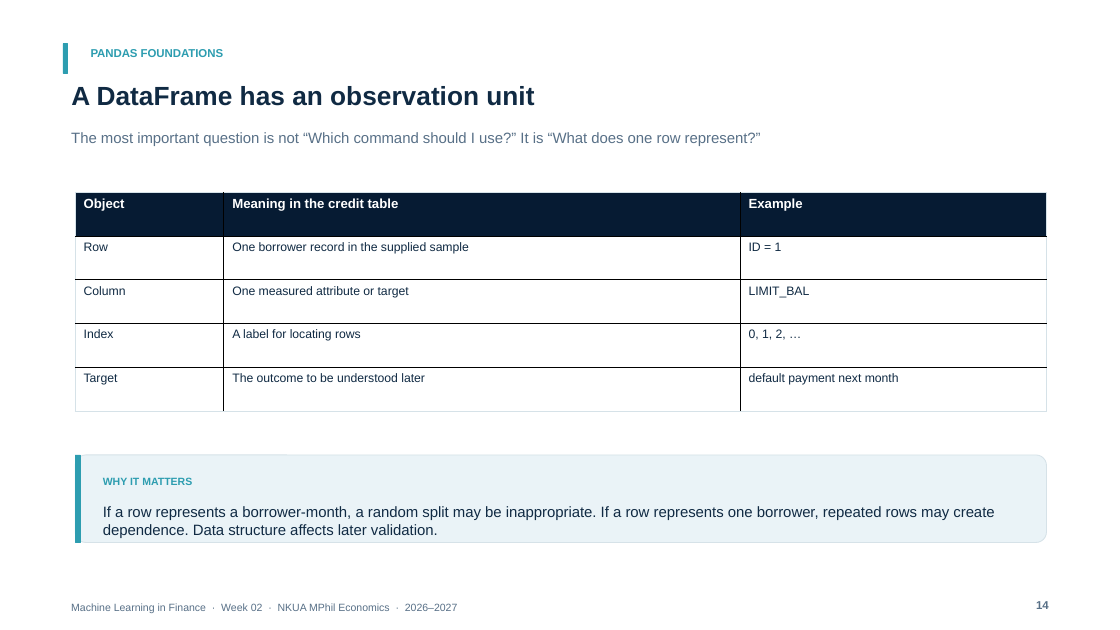
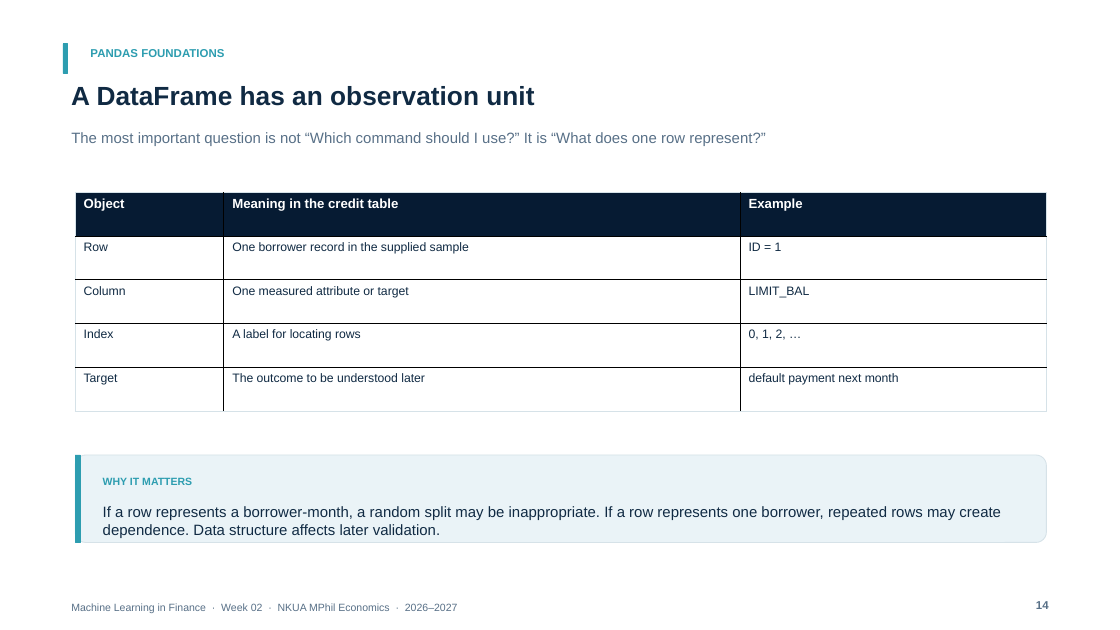
Before and after one commit to fkottas/Teaching-Courses, a slide deck: slide 14 of Machine Learning in Finance/2026-2027/lectures/week-02/slides/Lecture_02_Python_Foundations_II_NumPy_Pandas_EDA_2026-2027.pptx. Drawn at 1120x630 pixels with LibreOffice and Linux fonts; fonts in the diff are those of the drawing. Boxes give left, top, right and bottom in pixels: in the first picture for what was removed or moved away, otherwise in the second. Text is boxed around its words. In the diff, an @@ line names an element or a change of style, - is before the commit and + after.

```diff
--- a/Machine Learning in Finance/2026-2027/lectures/week-02/slides/Lecture_02_Python_Foundations_II_NumPy_Pandas_EDA_2026-2027.pptx
+++ b/Machine Learning in Finance/2026-2027/lectures/week-02/slides/Lecture_02_Python_Foundations_II_NumPy_Pandas_EDA_2026-2027.pptx
@@ text "The most important question is ..." rewrapped from <box>71,132,761,146</box> to <box>71,132,766,146</box> @@
@@ text "If a row represents a ..." rewrapped from <box>103,506,994,538</box> to <box>103,506,1001,538</box> @@
```
Also in this commit, not shown: 36 other slides changed, 1 other file.
